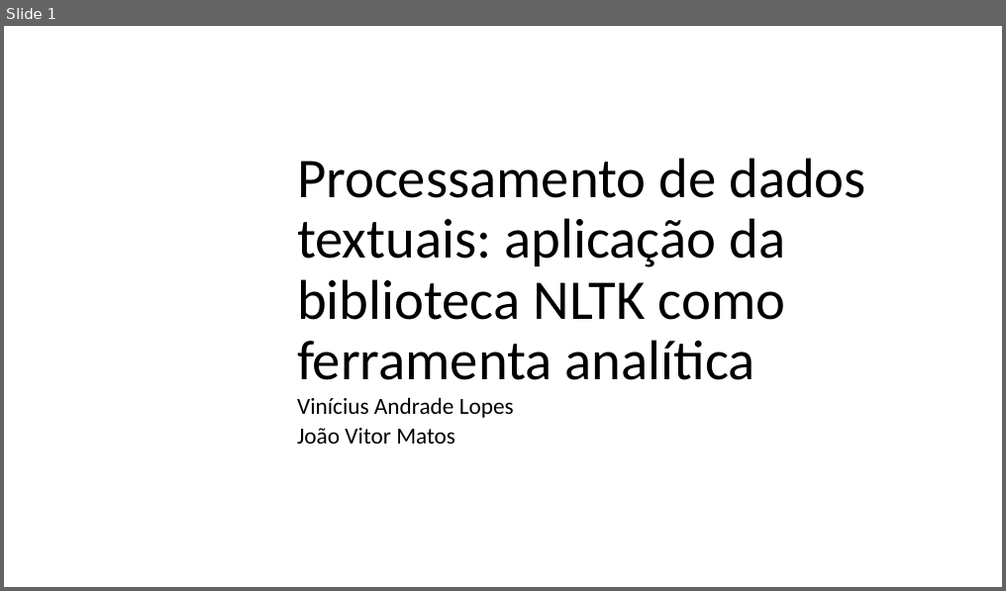
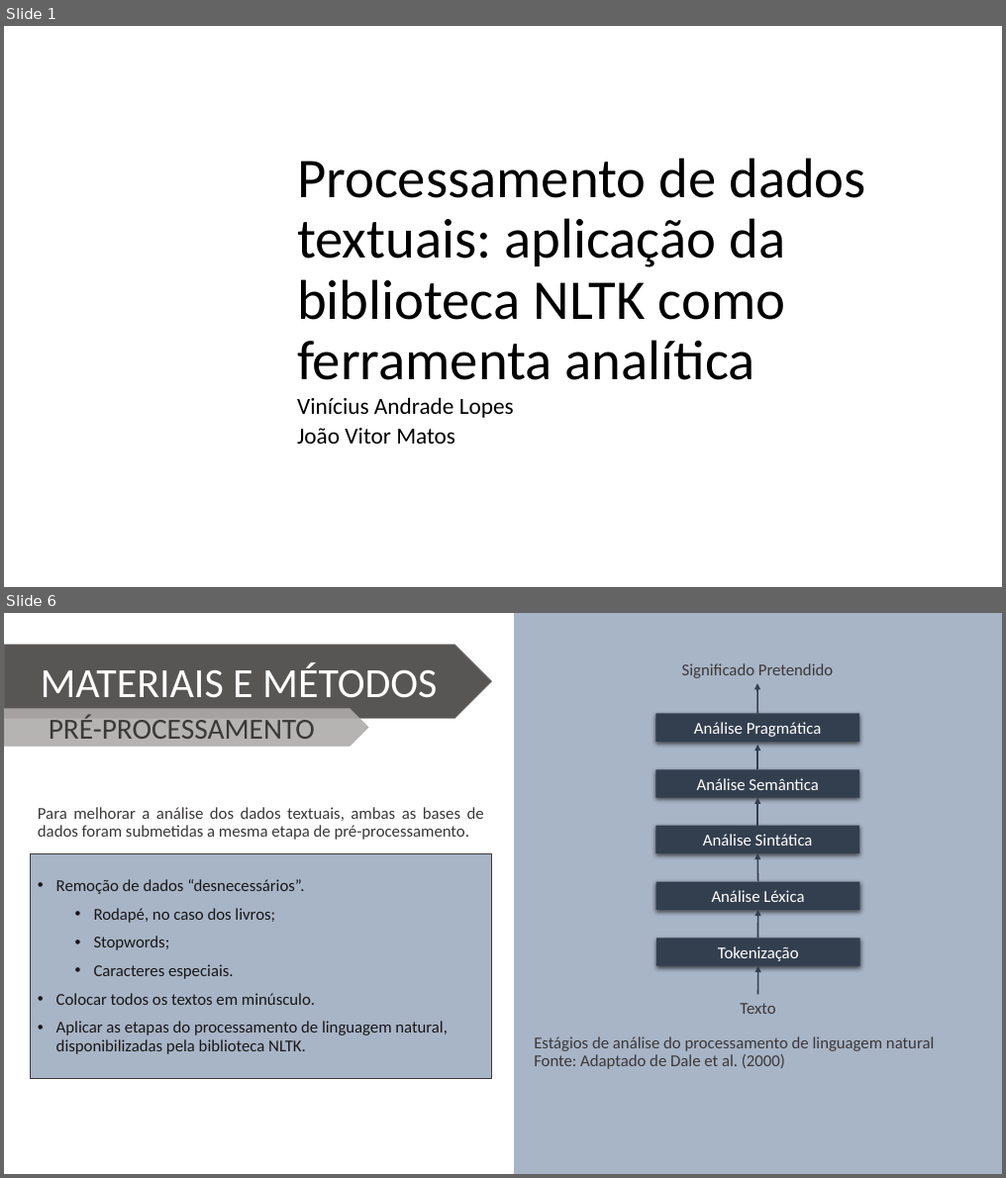
Before and after one commit to Wiryco/Natural-Language-Analysis-And-Processing, a slide deck: Apresentação TCC - Vinícius Andrade Lopes.pptx. Shown one above the other, each under a label of ours: slide 1 before the commit, slides 1 and 6 after it; the slides between them are not shown. The pictures are 1006x591 and 1006x1178 pixels, drawn with LibreOffice and Linux fonts; fonts in the diff are those of the drawing; background and template pictures are left out. Boxes give left, top, right and bottom in pixels: in the first picture for what was removed or moved away, otherwise in the second. Text is boxed around its words. In the diff, an @@ line names an element or a change of style, - is before the commit and + after.

Commit message:
Etapa de resultados preliminares - Apresentação

```diff
--- a/Apresentação TCC - Vinícius Andrade Lopes.pptx
+++ b/Apresentação TCC - Vinícius Andrade Lopes.pptx
@@ slide 6 added at (x1=4, y1=613, x2=1002, y2=1174), background picture (left out) @@
@@ rectangle added at (x1=514, y1=613, x2=1002, y2=1174), fill #8497B0 at 70% opacity @@
@@ pentagon arrow added at (x1=4, y1=645, x2=492, y2=719), fill #3B3838 at 85% opacity, outline #A5A5A5 0.5 pt, 40 pt, text #FFFFFF @@
+MATERIAIS E MÉTODOS
@@ group added at (x1=656, y1=663, x2=860, y2=1014): 6 arrows, 5 rectangles, 2 texts @@
+Tokenização
+Análise Léxica
+Análise Sintática
+Análise Semântica
+Análise Pragmática
+Texto
+Significado Pretendido
@@ pentagon arrow added at (x1=4, y1=709, x2=368, y2=747), fill #AFABAB at 90% opacity, outline #A5A5A5 0.5 pt, 28 pt, text #3B3838 @@
+PRÉ-PROCESSAMENTO
@@ text added at (x1=38, y1=807, x2=484, y2=840), 16 pt, text #3B3838 @@
+Para melhorar a análise dos dados textuais, ambas as bases de dados foram submetidas a mesma etapa de pré-processamento.
@@ rectangle added at (x1=30, y1=854, x2=492, y2=1078), fill #8497B0 at 70% opacity, outline #3B3838 1 pt, 16 pt, text #181717 @@
+• Remoção de dados “desnecessários”.
+  • Rodapé, no caso dos livros;
+  • Stopwords;
+  • Caracteres especiais.
+• Colocar todos os textos em minúsculo.
+• Aplicar as etapas do processamento de linguagem natural, disponibilizadas pela biblioteca NLTK.
@@ text added at (x1=534, y1=1037, x2=934, y2=1069), 16 pt, text #3B3838 @@
+Estágios de análise do processamento de linguagem natural
+Fonte: Adaptado de Dale et al. (2000)
```
Also in this commit, not shown: 4 slides changed, 1 other slide added, 1 slide removed.
